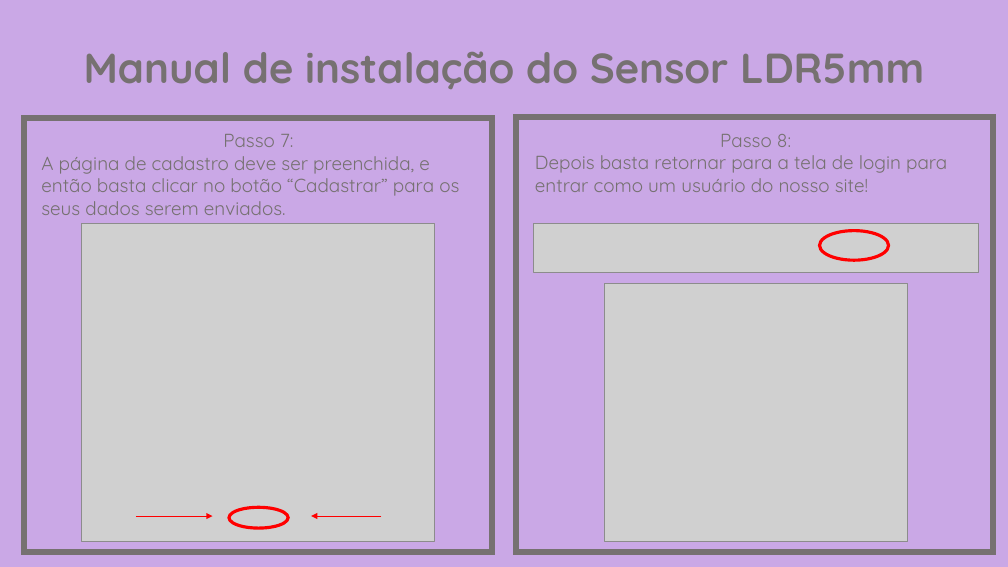
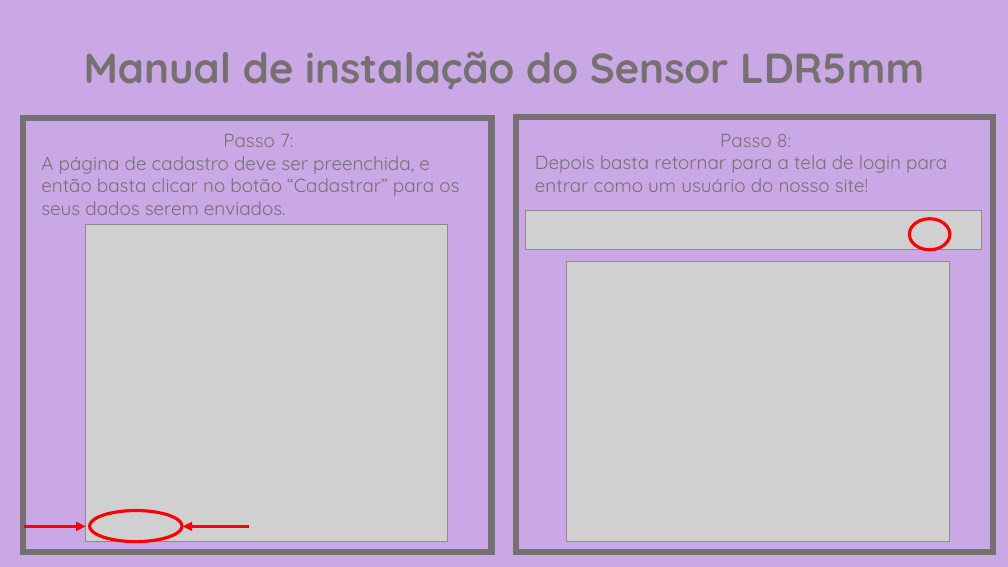
Before and after one commit to EltinhooZ/Projeto-Sprint-2, a slide deck: slide 7 of documentacao/Manual de instalação do Sensor LDR5mm.pptx. Drawn at 1008x567 pixels with LibreOffice and Linux fonts; fonts in the diff are those of the drawing; grey boxes stand for pictures. Boxes give left, top, right and bottom in pixels: in the first picture for what was removed or moved away, otherwise in the second. Text is boxed around its words. In the diff, an @@ line names an element or a change of style, - is before the commit and + after.

Commit message:
Manual atualizado

```diff
--- a/documentacao/Manual de instalação do Sensor LDR5mm.pptx
+++ b/documentacao/Manual de instalação do Sensor LDR5mm.pptx
@@ picture resized from (x1=82, y1=224, x2=435, y2=542) to (x1=85, y1=224, x2=448, y2=541) @@
@@ picture added at (x1=526, y1=210, x2=982, y2=250) @@
@@ picture removed at (x1=533, y1=223, x2=979, y2=272) @@
@@ ellipse resized from (x1=820, y1=231, x2=889, y2=260) to (x1=910, y1=219, x2=951, y2=250) @@
@@ picture resized from (x1=604, y1=284, x2=907, y2=541) to (x1=566, y1=261, x2=951, y2=541) @@
@@ arrow moved from (136, 516) - (212, 516) to (24, 526) - (85, 526) @@
@@ arrow (24, 526) - (85, 526): stroke #FF0000 0.5 pt to #FF0000 3 pt @@
@@ ellipse resized from (x1=229, y1=507, x2=288, y2=529) to (x1=90, y1=510, x2=182, y2=541) @@
@@ arrow moved from (381, 516) - (312, 516) to (249, 526) - (182, 526) @@
@@ arrow (249, 526) - (182, 526): stroke #FF0000 0.5 pt to #FF0000 3 pt @@
```
Also in this commit, not shown: 1 other slide changed, 1 other file.
